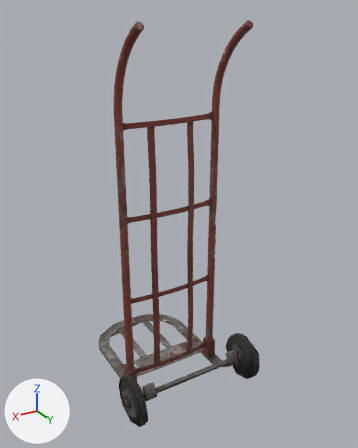
The glTF model public/models/handTruck.glb, before and after one commit.
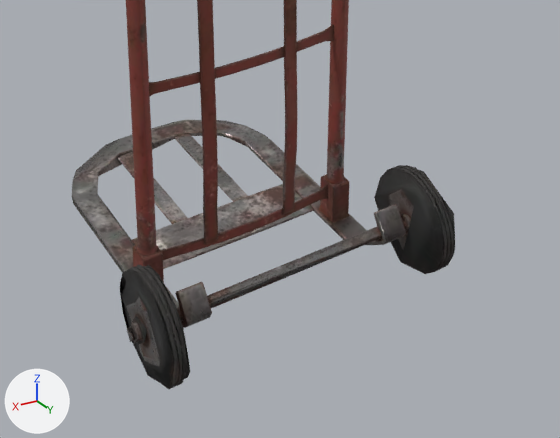
Each version appears first whole from a 50 mm camera at (0.851, 1.575, 1.429) aimed at (-0.062, 0.054, 0.668), and next in a close-up on the part from 19% to 85% of the width and 59% to 100% of the height. The axes (+X, +Y, +Z) are drawn at lower left. The lights are the same throughout. The first two pictures are the older version. Where no turn or scale is listed for an object, it has been applied to the vertices. Vertices at exactly the same position are counted once.

The scene before the commit, as lines of its bpy script (objects in view):
```python
me_hand_truck = bpy.data.meshes.new('hand_truck')
me_hand_truck.from_pydata(...)  # 2848 vertices, 5499 faces; spans x -0.297..0.297, y -0.346..0.346, z -0.701..0.701
me_hand_truck.materials.append(mat_hand_truck)
ob_hand_truck = bpy.data.objects.new('hand_truck', me_hand_truck)
ob_hand_truck.location = (0.0, 0.0, 0.701)
```
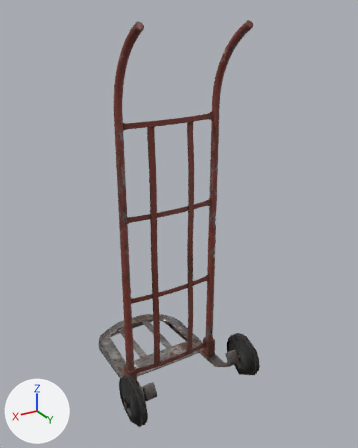
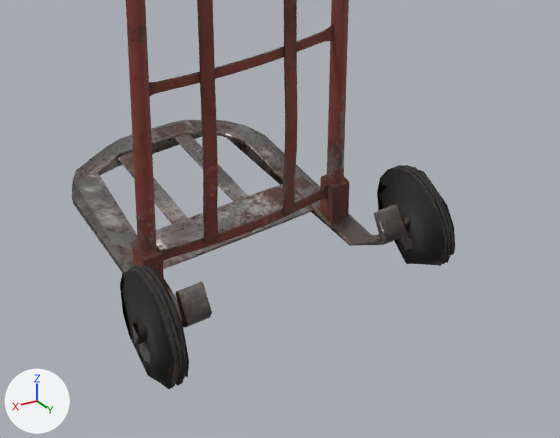
Where the change shows, as pixel boxes (x1, y1, x2, y2) in the close-ups (560 x 438 px):
part 1 of me_hand_truck, deleted: before (120, 169, 455, 388)
part 2 of me_hand_truck, deleted: before (72, 173, 179, 308)

Diff of the bpy script that builds the scene:
```diff
--- a/public/models/handTruck.glb.py
+++ b/public/models/handTruck.glb.py
@@ me_hand_truck @@
 # used by ob_hand_truck; location = (0.0, 0.0, 0.701)
-me_hand_truck.from_pydata(...)  # 2848 vertices, 5499 faces; spans x -0.297..0.297, y -0.346..0.346, z -0.701..0.701
+me_hand_truck.from_pydata(...)  # 2734 vertices, 5264 faces; spans x -0.289..0.289, y -0.346..0.346, z -0.701..0.701
+# me_hand_truck part 1: 105 vertices removed from x -0.297..0.297, y 0.156..0.344, z -0.694..-0.52
+# me_hand_truck part 2: 4 vertices removed from x 0.161..0.202, y -0.218..-0.193, z -0.691..-0.681
+# other edits to the shape of me_hand_truck do not show in these pictures
 me_hand_truck.materials.append(mat_hand_truck)
```
